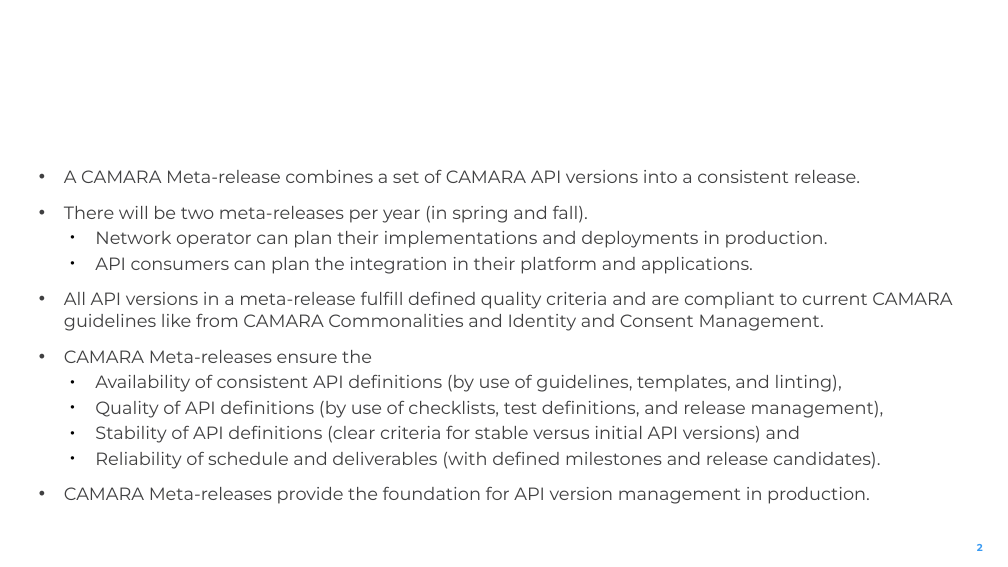
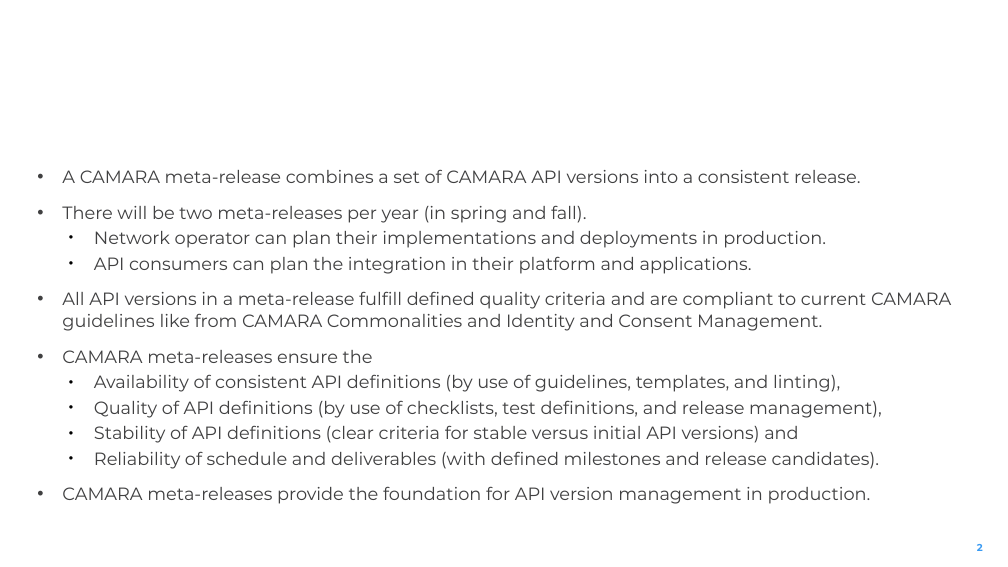
Before and after one commit to camaraproject/ReleaseManagement, a slide deck: slide 2 of documentation/SupportingDocuments/CAMARA Meta-release Fall24.pptx. Drawn at 1008x567 pixels with LibreOffice and Linux fonts; fonts in the diff are those of the drawing; background and template pictures are left out. Boxes give left, top, right and bottom in pixels: in the first picture for what was removed or moved away, otherwise in the second. Text is boxed around its words. In the diff, an @@ line names an element or a change of style, - is before the commit and + after.

Commit message:
Updated versions - "meta-release" corrected
always "meta-release" except in heading or at start of sentence.

```diff
--- a/documentation/SupportingDocuments/CAMARA Meta-release Fall24.pptx
+++ b/documentation/SupportingDocuments/CAMARA Meta-release Fall24.pptx
@@ text at [62,169,860,183]: text changed @@
-• A CAMARA Meta-release combines a set of CAMARA API versions into a consistent release.
+• A CAMARA meta-release combines a set of CAMARA API versions into a consistent release.
@@ text at [62,350,373,363]: text changed @@
-• CAMARA Meta-releases ensure the
+• CAMARA meta-releases ensure the
@@ text at [62,486,871,504]: text changed @@
-• CAMARA Meta-releases provide the foundation for API version management in production.
+• CAMARA meta-releases provide the foundation for API version management in production.
```
Also in this commit, not shown: 1 other slide changed, 1 other file.
